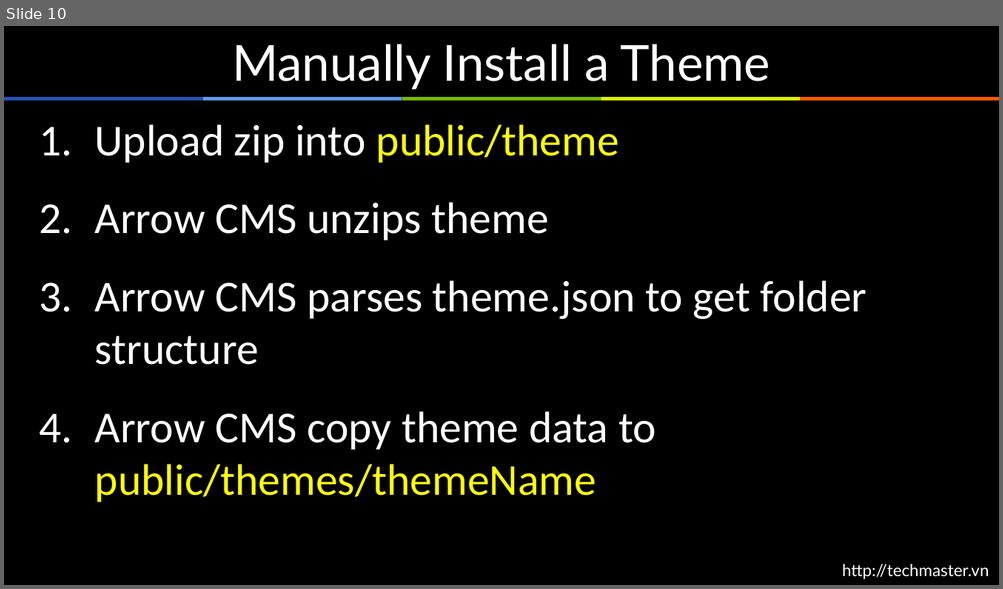
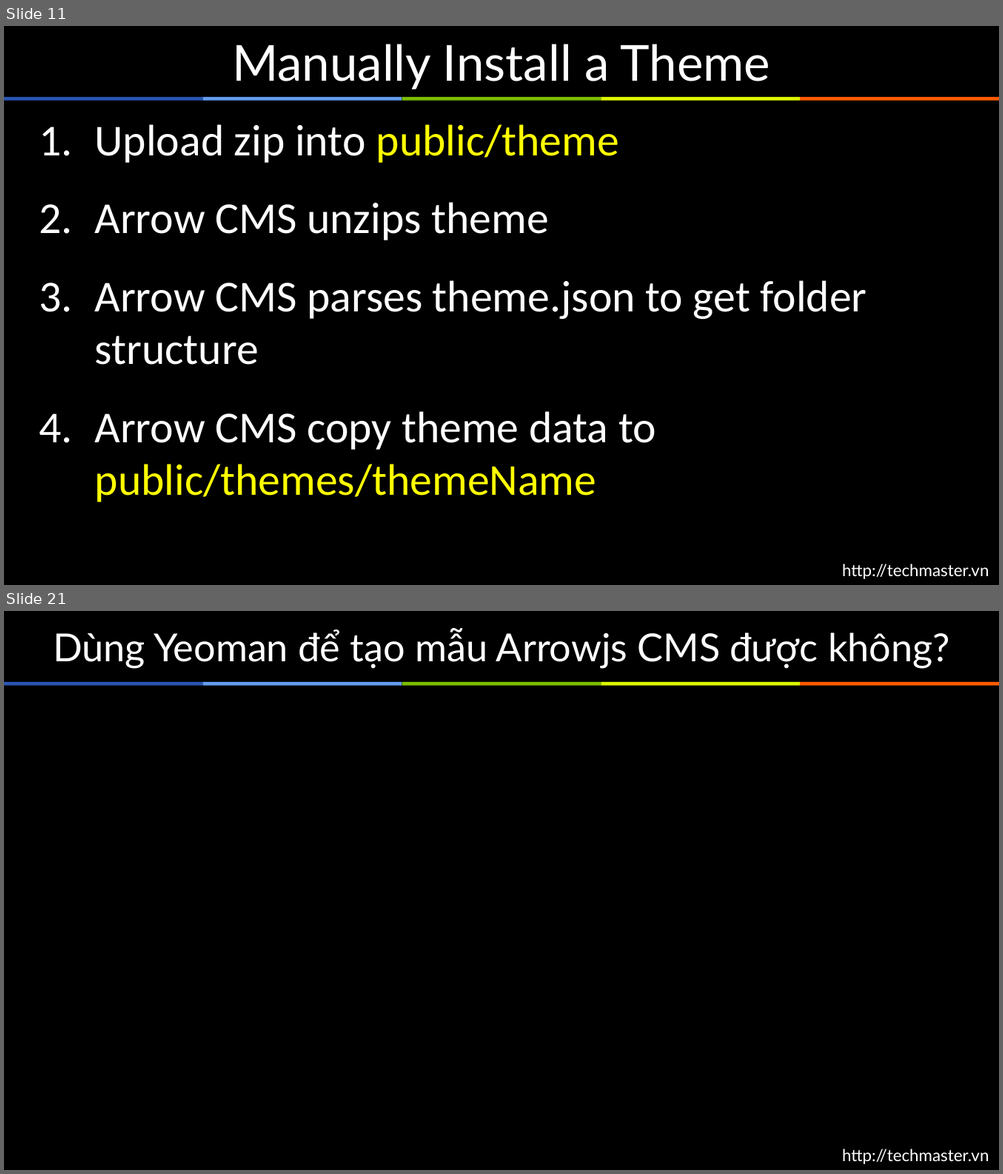
Before and after one commit to arrowjs/Documents, a slide deck: ArrowjsBasic.pptx. Shown one above the other, each under a label of ours: slide 10 before the commit, slides 11 and 21 after it; the slides between them are not shown. The pictures are 1003x589 and 1003x1174 pixels, drawn with LibreOffice and Linux fonts; fonts in the diff are those of the drawing; background and template pictures are left out. Boxes give left, top, right and bottom in pixels: in the first picture for what was removed or moved away, otherwise in the second. Text is boxed around its words. In the diff, an @@ line names an element or a change of style, - is before the commit and + after.

```diff
--- a/ArrowjsBasic.pptx
+++ b/ArrowjsBasic.pptx
@@ slide 21 added at bbox=[4, 611, 999, 1170], background #000000; not listed: 6 template elements that a slide beside it also shows @@
@@ title added at bbox=[53, 628, 950, 669], 28 pt, text #FFFFFF @@
+Dùng Yeoman để tạo mẫu Arrowjs CMS được không?
@@ what was slide 10 is now slide 11 @@
```
Also in this commit, not shown: 10 other slides added.
